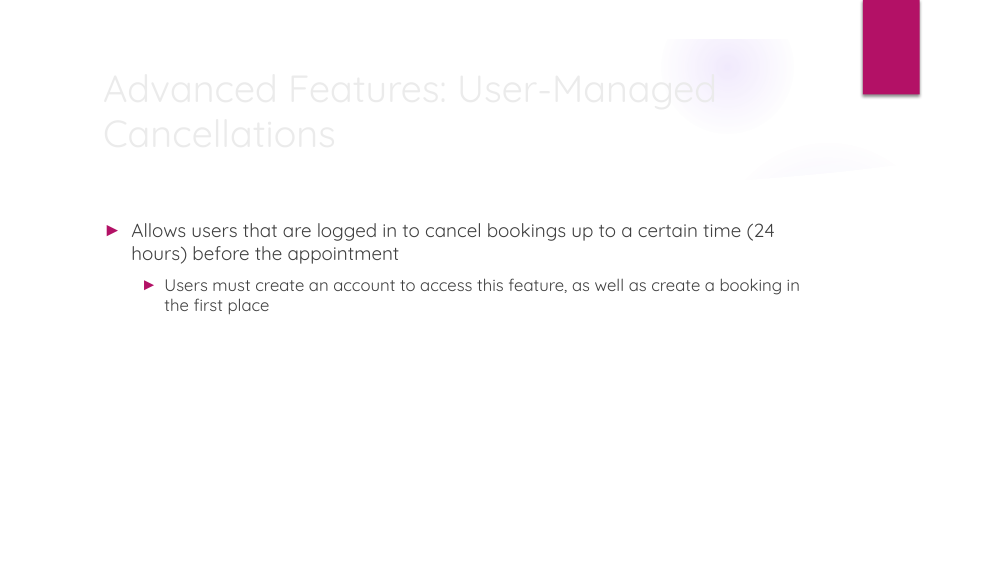
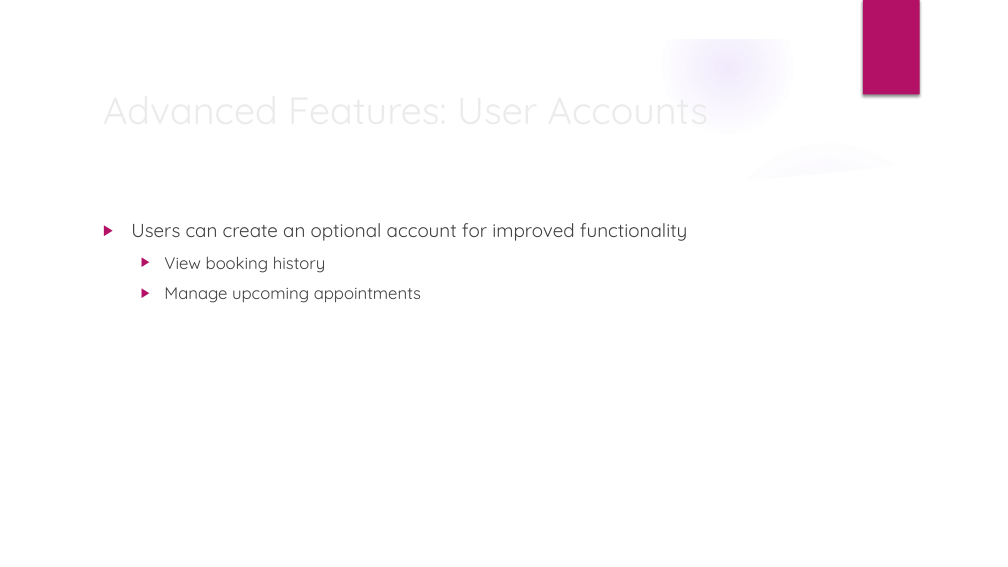
Before and after one commit to SamHdevstuff/COSC213---Final-Project, a slide deck: slide 9 of presentationMaterial/Presentation.pptx. Drawn at 1008x567 pixels with LibreOffice and Linux fonts; fonts in the diff are those of the drawing; background and template pictures are left out. Boxes give left, top, right and bottom in pixels: in the first picture for what was removed or moved away, otherwise in the second. Text is boxed around its words. In the diff, an @@ line names an element or a change of style, - is before the commit and + after.

Commit message:
updated presentation
updated slides

```diff
--- a/presentationMaterial/Presentation.pptx
+++ b/presentationMaterial/Presentation.pptx
@@ title at (x1=95, y1=80, x2=820, y2=138): text changed @@
-Advanced Features: User-Managed Cancellations
+Advanced Features: User Accounts
@@ text at (x1=131, y1=223, x2=688, y2=303): text changed; text colour #3F3F3F to #404040 @@
-► Allows users that are logged in to cancel bookings up to a certain time (24 hours) before the appointment
-  ► Users must create an account to access this feature, as well as create a booking in the first place
+▶ Users can create an optional account for improved functionality
+  ▶ View booking history
+  ▶ Manage upcoming appointments
```
Also in this commit, not shown: 8 other slides changed.
